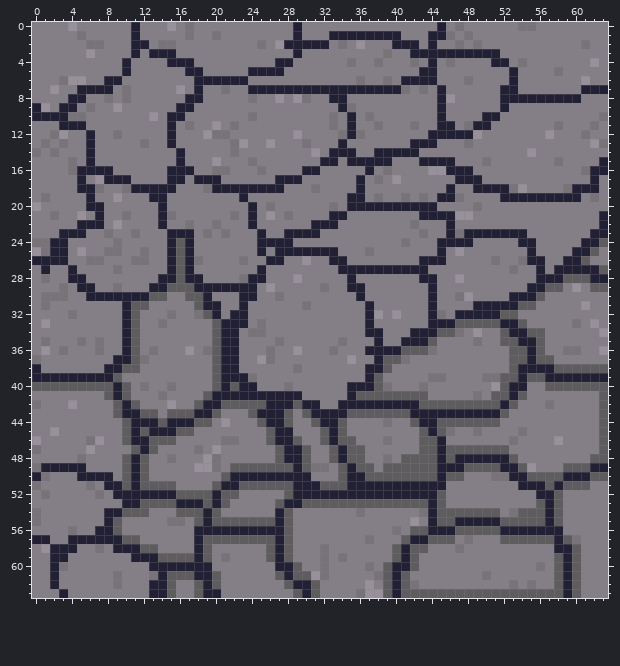
Pixel-art file -- assets/cobble.aseprite. That is the earlier state.
64x64 pixels, 1 frame.
Now the later version:
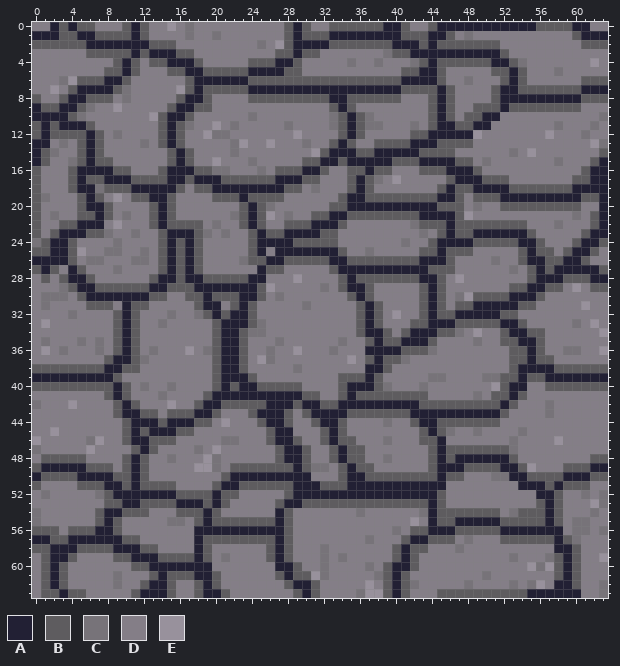
Palette (. is transparent): A #222034  B #5e5c5f  C #777379  D #847e87  E #98919c
Log entry: finished cobble and maybe dirt
Difference:
Layers "Layer 1", "Layer 2":
y 0: x 2..6 DDEDD -> ABABB; x 10 D -> B; x 12 D -> B; x 28 D -> B; x 30 D -> B; x 33..41 DDDDDDDDD -> BBBBBBAAB; x 44 D -> B; x 46..61 DCDDDDDDCCDDDDDD -> AAAAAAAAAABBBBAA
y 1: x 0..10 DDDDDCDDDDD -> AAABBAABBBB; x 12 D -> B; x 28 D -> B; x 30..32 DDD -> BBB; x 41..43 DDD -> BBB; x 46 C -> B; x 60..63 DDDD -> BAAA
y 2: x 0..10 DDDDDDCCDDD -> BBBBBBAAAAA; x 13..15 DCC -> BBB; x 28 A -> B; x 33..39 DCDEDDD -> BBBBBBB; x 43 D -> B; x 45..51 DDCDCDD -> BBBBBBB; x 61..63 CDD -> BBB
y 3: x 6..10 EDDDD -> BBBBB; x 12 D -> B; x 16..17 DD -> BB; x 27..28 DD -> BB; x 30..31 DD -> BB; x 40..41 DD -> BB; x 52 D -> B
y 4: x 9 D -> B; x 11 D -> B; x 13..14 DD -> BB; x 18 D -> B; x 24..26 DDD -> BBB; x 29 D -> B; x 43 D -> B; x 45..50 DCDDDD -> BBBBBB; x 53 D -> B
y 5: x 8..9 DD -> BB; x 11 D -> B; x 15..16 DD -> BB; x 19..23 DDDDD -> BBBBB; x 28..29 DD -> BB; x 41..42 DD -> BB; x 45 D -> B; x 51..52 DD -> BB; x 54 D -> B
y 6: x 5..7 EDD -> BBB; x 10 D -> B; x 17 D -> B; x 24..40 DDDDDDDDDDDDCDDCD -> BBBBBBBBBBBBBBBBB; x 45 D -> B; x 52 D -> B; x 54 D -> B; x 61..63 EDD -> BBB
y 7: x 4 D -> B; x 9 D -> B; x 17 D -> B; x 19..23 DDCDD -> BBBBB; x 41..44 CDCD -> BBBB; x 46 D -> B; x 51 D -> B; x 54..60 DDDDDDD -> BBBBBBB
y 8: x 0 D -> B; x 3 D -> B; x 6..8 DDC -> BBB; x 16 D -> B; x 19 D -> B; x 24..32 CDDEDECDD -> BBBBBBBBB; x 35..40 DDDDDD -> BBBBBB; x 44 D -> B; x 46 E -> B; x 51 D -> B; x 61..63 DDD -> BBB
y 9: x 1..2 ED -> BB; x 5 D -> B; x 15 D -> B; x 18..19 DD -> BB; x 33 D -> B; x 35 C -> B; x 44 D -> B; x 46 D -> B; x 49..51 DDD -> BBB; x 53..60 DDDDDDDD -> BBBBBBBB
y 10: x 4 C -> B; x 14 D -> B; x 17 D -> B; x 34 D -> B; x 36 D -> B; x 44 D -> B; x 46 D -> B; x 48..49 DD -> BB
y 11: x 0..2 DDD -> BAB; x 6 D -> B; x 14 D -> B; x 16 D -> B; x 28 D -> C; x 34 D -> B; x 36..37 DD -> BC; x 44 D -> B; x 47..48 DC -> BB
y 12: x 0..5 DDCEDD -> BABBBB; x 7 D -> B; x 14 D -> B; x 16 D -> B; x 34 C -> B; x 36 C -> B; x 42..43 DD -> BB
y 13: x 0..1 DC -> AA; x 5 D -> B; x 7 D -> B; x 14 D -> B; x 16 D -> B; x 33 D -> B; x 35 D -> B; x 38..41 DDDD -> BBBB; x 45..48 DDDC -> BBBB
y 14: x 0..1 CD -> AB; x 5 D -> B; x 7 D -> B; x 15 D -> B; x 17 D -> B; x 32 D -> B; x 36..37 DD -> BB; x 43..46 DDDD -> BBBB; x 53 D -> C; x 63 D -> B
y 15: x 0..1 DD -> AB; x 5 D -> B; x 7..8 DD -> BB; x 15 D -> B; x 17 D -> B; x 30..31 DD -> BB; x 34 D -> B; x 40..42 DDD -> BBB; x 47..48 DD -> BB; x 62 D -> B
y 16: x 0 D -> B; x 4 C -> B; x 9..10 DD -> BB; x 14 D -> B; x 18..19 DD -> BB; x 27..29 DDD -> BBB; x 32 D -> B; x 35..36 DD -> BB; x 38..39 DC -> BB; x 43..45 DEE -> BBB; x 49 D -> B; x 61 C -> B
y 17: x 0 D -> B; x 4 D -> B; x 6..7 DE -> BB; x 11..14 DDDD -> BBBB; x 17 D -> B; x 21..26 DDDDDD -> BBBBBB; x 30..31 DD -> BB; x 35 D -> B; x 37 D -> B; x 46 D -> B; x 50..52 DDD -> BBB; x 60..61 DD -> BB; x 63 D -> A
y 18: x 0 D -> B; x 4 D -> B; x 8..10 DDC -> BBB; x 16 D -> B; x 18..19 DC -> BB; x 28..29 DD -> BB; x 35 D -> B; x 37 D -> B; x 45 D -> B; x 47..48 DD -> BB; x 53..59 CEDDDDC -> BBBBBBB; x 63 D -> A
y 19: x 0 D -> B; x 5 D -> B; x 7 D -> B; x 11..12 DD -> BB; x 15 D -> B; x 20..22 DDD -> BBB; x 24..27 DDDD -> BBBB; x 34 D -> B; x 37..44 DCDDCDCD -> BBBBBBBB; x 47 C -> B; x 49..51 DDD -> BBB; x 61..63 DCD -> BBA
y 20: x 0 E -> B; x 5 D -> B; x 8 D -> B; x 13 D -> B; x 15 D -> B; x 23 D -> B; x 25 D -> B; x 33..34 CD -> BB; x 45..47 DDD -> BBB; x 52..60 DDDDDDDDD -> BBBBBBBBB; x 63 D -> A
y 21: x 0 D -> B; x 5..6 ED -> BB; x 8 D -> B; x 13 D -> B; x 15 C -> B; x 23 D -> B; x 25 D -> B; x 31..32 DD -> BB; x 35..42 DDDDDDDD -> BBBBBBBB; x 47 E -> B; x 60 D -> C; x 62 D -> B
y 22: x 0 D -> B; x 3..4 DD -> BB; x 13 D -> B; x 15..18 DDCD -> BBBB; x 23 D -> B; x 25 D -> B; x 28..30 DDD -> BBB; x 34 D -> B; x 43..45 DDD -> BBB; x 47..54 DDDDDDDD -> BBBBBBBB; x 58 D -> C; x 62 D -> B
y 23: x 0 D -> B; x 2 D -> B; x 6..7 DD -> BB; x 14 D -> B; x 18 D -> B; x 24 D -> B; x 26..27 DD -> BB; x 32..33 DD -> BB; x 45 D -> B; x 47..48 CA -> BB; x 55 D -> B; x 61 D -> B
y 24: x 1 C -> B; x 4 D -> B; x 14 D -> B; x 18 D -> B; x 24 D -> B; x 29..33 DDDDD -> BBBBB; x 44 D -> B; x 49..53 DDDDD -> BBBBB; x 56 D -> B; x 60 D -> B
y 25: x 0..1 EC -> BB; x 4 D -> B; x 14 D -> B; x 18 D -> B; x 24 D -> B; x 34 D -> B; x 43..44 DD -> BB; x 46..48 DED -> BBB; x 54 D -> B; x 56..57 DD -> BB; x 59 D -> B
y 26: x 4 D -> B; x 14 D -> B; x 18 C -> B; x 24..25 DD -> BB; x 28..32 DDEDD -> BBBBB; x 35..42 DDDDDDDD -> BBBBBBBB; x 46 D -> B; x 54 C -> B; x 57..58 DD -> BB
y 27: x 0 D -> B; x 2 D -> B; x 5 D -> B; x 14 D -> B; x 18 D -> B; x 26..27 DD -> BB; x 33 D -> B; x 44..46 DDD -> BBB; x 55 D -> B; x 57 D -> B
y 28: x 1 C -> B; x 3 D -> B; x 6 D -> B; x 13 D -> B; x 19..23 DDDDC -> BBBBB; x 34 D -> B; x 36..42 DDDDDDD -> BBBBBBB; x 45 D -> B; x 55 D -> B
y 29: x 4 D -> B; x 7..12 DDCDDD -> BBBBBB; x 25 D -> B; x 34 D -> B; x 37 D -> B; x 43 D -> B; x 45 D -> B; x 53..54 DD -> BB
y 30: x 5 D -> B; x 20..22 DDD -> BBB; x 25 D -> B; x 35 D -> B; x 37 D -> B; x 43 D -> B; x 45 D -> B; x 49..52 DDDD -> BBBB
y 31: x 6..8 DDD -> BBB; x 22 D -> B; x 24 D -> B; x 36 D -> B; x 38 D -> B; x 43 D -> B; x 45 D -> B; x 47..48 DD -> BB
y 32: x 9 D -> B; x 21 D -> B; x 24 D -> B; x 36 D -> B; x 38 E -> B; x 43 D -> B; x 45..46 CD -> BB
y 33: x 9 D -> B; x 24 D -> B; x 36 D -> B; x 38 D -> B; x 42..43 DD -> BB
y 34: x 9 D -> B; x 23 D -> B; x 36 D -> B; x 39 D -> B; x 41 D -> B
y 35: x 9 D -> B; x 23 D -> B; x 37 D -> B; x 39..40 DD -> BB
y 36: x 9 D -> B; x 23 D -> B
y 37: x 0 C -> D; x 8 D -> B; x 23 D -> B; x 37 D -> B
y 38: x 0..7 ADDDDDDD -> BBBBBBBB; x 23 D -> B
y 39: x 24 C -> B; x 34..36 DDD -> BBB
y 40: x 25..29 DDDCD -> BBBBB; x 34 D -> B
y 41: x 30..31 DD -> BB; x 34 D -> B; x 63 B -> D
y 42: x 32..33 DD -> BB; x 63 B -> D
y 43: x 57 D -> C; x 63 B -> D
y 44..46: x 63 B -> D
y 47: x 43 B -> D; x 53 D -> C; x 63 B -> D
y 48: x 1..5 DDDDC -> BBBBB; x 41..43 BBB -> DDD
y 49: x 0 C -> B; x 6..8 DDD -> BBB; x 39..43 BBBBB -> DDDDD
y 50: x 1..4 CDDD -> BBBB; x 9 D -> B
y 51: x 0 C -> B; x 5..7 DCD -> BBB
y 52: x 8 D -> B; x 61 D -> C; x 63 D -> C
y 53: x 8..9 DD -> BB; x 62..63 DD -> EC
y 54: x 7 D -> B; x 62 D -> C
y 55: x 7 D -> B; x 60..61 DD -> CC
y 56: x 0..2 DDD -> BBB; x 4..6 CDD -> BBB; x 60..61 DD -> CC; x 63 D -> C
y 57: x 2..3 DD -> BB
y 58: x 0..1 DE -> BB; x 5..8 DDCD -> BBBB
y 59: x 1 D -> B; x 4 D -> B; x 9..10 DD -> BB; x 53 D -> C; x 57 D -> C; x 63 D -> E
y 60: x 1 D -> B; x 3 C -> B; x 11..12 DD -> BB; x 55 D -> E; x 57 D -> E
y 61: x 1 D -> B; x 3 D -> B; x 13 C -> B
y 62: x 1 D -> B; x 3 D -> B; x 12 D -> B; x 48 D -> C; x 56 D -> E; x 58 B -> A; x 63 D -> C
y 63: x 1..2 DD -> BB; x 4..5 DD -> BB; x 11..12 DD -> BA; x 21 D -> B; x 42..44 BBB -> DDD; x 55..58 BBBB -> AAAA; x 60 B -> A; x 63 D -> C
Where, in picture pixels (left, top, right, bottom), the same in both pictures:
changed: (32, 22, 608, 598)
